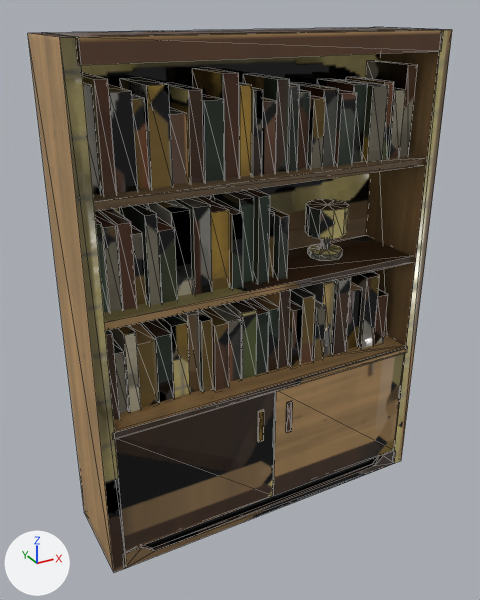
The FBX model art/house/v2/fbx/H_Bookcase_Maple.fbx: old version first, new version second.
One viewpoint serves both versions: a camera (50 mm lens) standing at (-5.1, -8.83, 8.3) and looking at (-0.22, 0.05, 3.86). Every picture has the same lights, and +X, +Y and +Z are marked at lower left. The picture after the commit comes second. Mesh edges are drawn as thin lines. Vertices at exactly the same position are counted once.

Script lines for the objects in view, before the commit:
```python
me_h_bookcase_maple = bpy.data.meshes.new('H_Bookcase_Maple')
me_h_bookcase_maple.from_pydata(...)  # 644 vertices, 1000 faces; spans x -3.0..3.0, y -0.8..0.8, z 0.0..8.0
me_h_bookcase_maple.materials.append(mat_h_variants3)
ob_h_bookcase_maple = bpy.data.objects.new('H_Bookcase_Maple', me_h_bookcase_maple)
ob_h_bookcase_maple.location = (0.0, 0.0, 0.0)
```
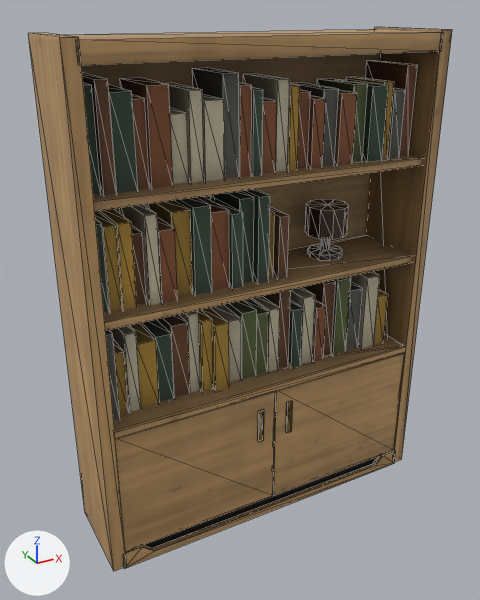
What differs and where, as boxes [x1, y1, x2, y2] in the pictures (480 x 600 px; the box of a moved part takes in the faces that stretch with it):
'H_Bookcase_Maple', reshaped, surface changed: before [28, 27, 452, 572]; after [28, 27, 452, 571]
part 1 of me_h_bookcase_maple, moved or reshaped: before [50, 27, 444, 65]; after [66, 29, 443, 65]
part 2 of me_h_bookcase_maple, surface changed: [28, 27, 452, 571] in both

The change, as a list of edits to the scene's bpy script:
```text
Change me_h_bookcase_maple:
    where me_h_bookcase_maple.from_pydata(...)  # 644 vertices, 1000 faces; spans x -3.0..3.0, y -0.8..0.8, z 0.0..8.0
    used by ob_h_bookcase_maple; location = (0.0, 0.0, 0.0)
    me_h_bookcase_maple part 1: the loose piece of 8 vertices spanning x -2.82..2.82, y -0.8..0.8, z 7.7..8.0 is scaled about its middle by (1, 0.981, 0.9), then moved by (0.0, -0.01, -0.02)
    me_h_bookcase_maple part 2: texture (UV) coordinates of 973 of 1000 faces, centred in x -3.0..3.0, y -0.8..0.8, z 0.0..8.0, changed; they spanned u 0.0..0.99, v 0.0..0.99 and now span u 0.0..0.99, v 0.0..0.99
```
